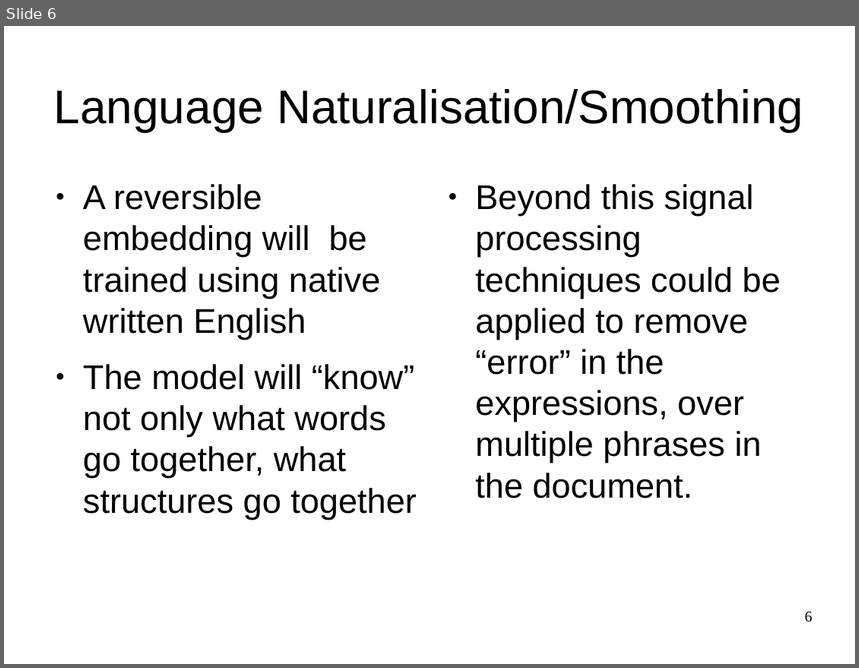
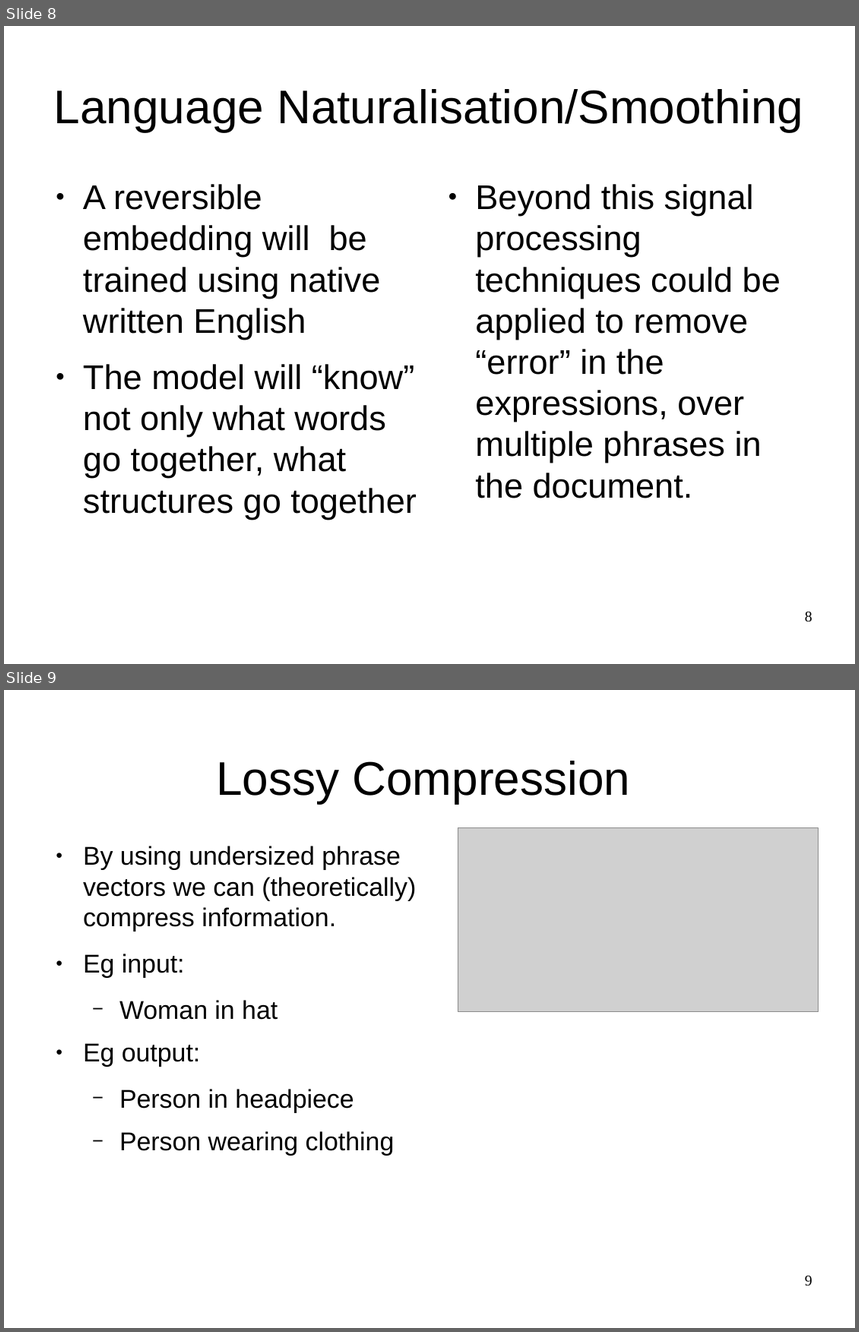
Before and after one commit to oxinabox/phd, a slide deck: documents_prepared/themes/themes.odp. Shown one above the other, each under a label of ours: slide 6 before the commit, slides 8 and 9 after it. The pictures are 859x668 and 859x1332 pixels, drawn with LibreOffice and Linux fonts; fonts in the diff are those of the drawing; grey boxes stand for pictures. Boxes give left, top, right and bottom in pixels: in the first picture for what was removed or moved away, otherwise in the second. Text is boxed around its words. In the diff, an @@ line names an element or a change of style, - is before the commit and + after.

```diff
--- a/documents_prepared/themes/themes.odp
+++ b/documents_prepared/themes/themes.odp
@@ slide 9 added at (4, 690, 855, 1328), background #FFFFFF @@
@@ title added at (216, 761, 631, 804), 44 pt, text #000000 @@
+Lossy Compression
@@ text added at (83, 846, 416, 1156), 24 pt, text #000000 @@
+● By using undersized phrase vectors we can (theoretically) compress information.
+● Eg input:
+  − Woman in hat
+● Eg output:
+  − Person in headpiece
+  − Person wearing clothing
@@ picture added at (459, 828, 819, 1013) @@
@@ page number added at (805, 1276, 813, 1287), 14 pt, text #000000 @@
+9
@@ what was slide 6 is now slide 8 @@
@@ page number at (805, 612, 813, 623): text changed @@
-6
+8
```
Also in this commit, not shown: 4 slides changed, 3 other slides added, 2 slides removed, 7 other files.
